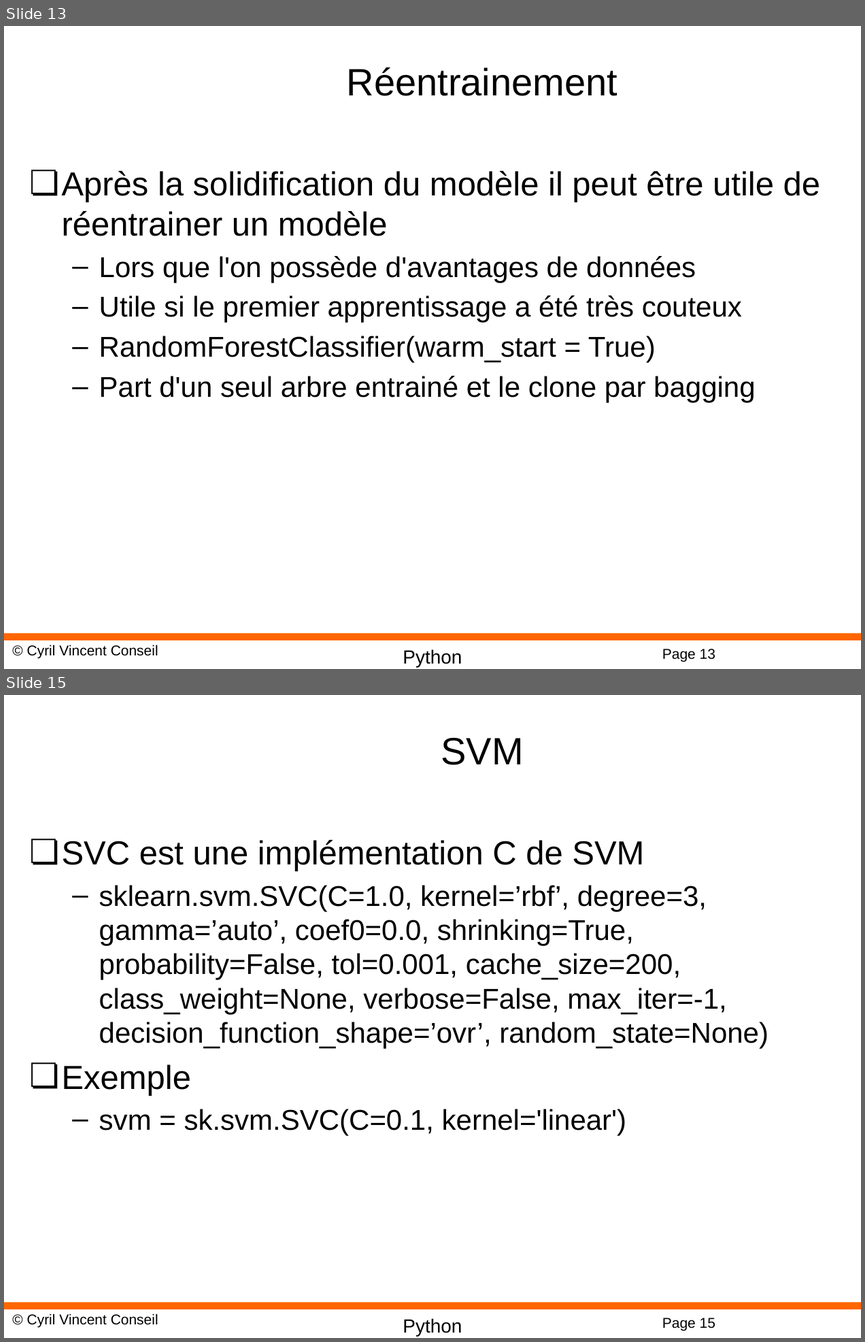
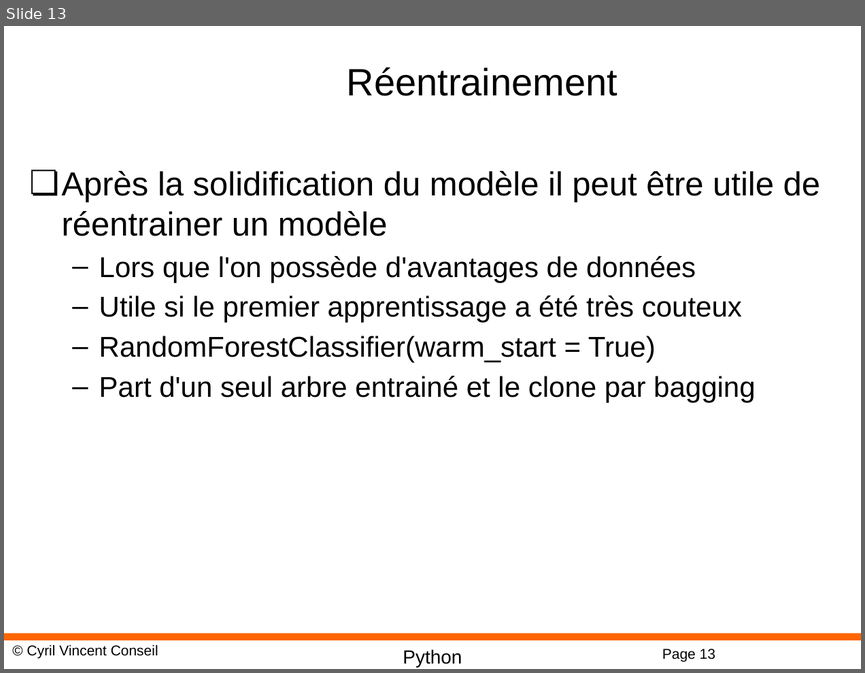
Before and after one commit to cyrilvincent/ML, a slide deck: PPT/MachineLearning15-RandomForest.pptx. Shown one above the other, each under a label of ours: slides 13 and 15 before the commit, slide 13 after it; the slides between them are not shown. The pictures are 865x1342 and 865x673 pixels, drawn with LibreOffice and Linux fonts; fonts in the diff are those of the drawing; background and template pictures are left out. Boxes give left, top, right and bottom in pixels: in the first picture for what was removed or moved away, otherwise in the second. Text is boxed around its words. In the diff, an @@ line names an element or a change of style, - is before the commit and + after.

```diff
--- a/PPT/MachineLearning15-RandomForest.pptx
+++ b/PPT/MachineLearning15-RandomForest.pptx
@@ slide 15 removed at (x1=4, y1=695, x2=861, y2=1338), background #FFFFFF; not listed: 4 template elements that a slide beside it also shows @@
@@ title removed at (x1=441, y1=738, x2=523, y2=765) @@
-SVM
@@ text removed at (x1=62, y1=840, x2=768, y2=1135) @@
-❏ SVC est une implémentation C de SVM
-  – sklearn.svm.SVC(C=1.0, kernel=’rbf’, degree=3, gamma=’auto’, coef0=0.0, shrinking=True, probability=False, tol=0.001, cache_size=200, class_weight=None, verbose=False, max_iter=-1, decision_function_shape=’ovr’, random_state=None)
-❏ Exemple
-  – svm = sk.svm.SVC(C=0.1, kernel='linear')
```
Also in this commit, not shown: 3 other slides removed, 4 other files.
